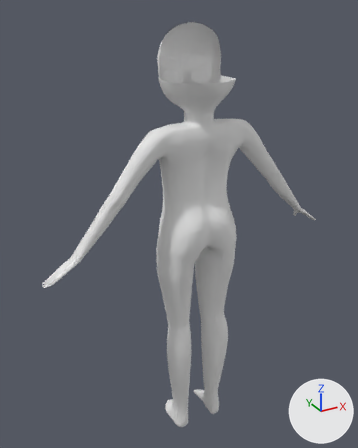
Two versions of the Blender file body.blend, one commit apart.
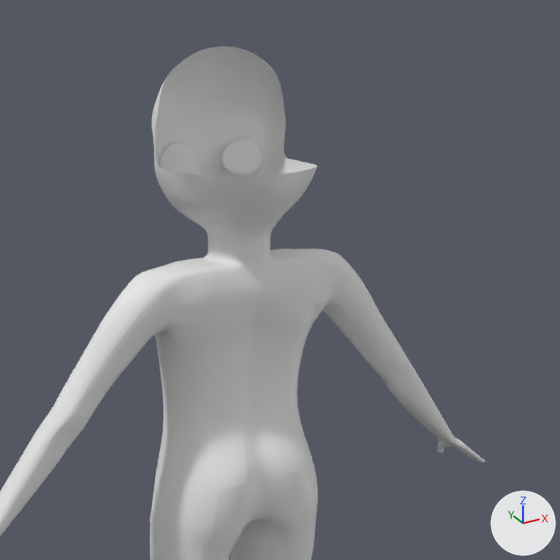
Each version appears first whole from a 50 mm camera at (-0.816, -1.368, 1.55) aimed at (-0.035, 0.052, 0.84), and next in a close-up on the part from 24% to 98% of the width and 0% to 60% of the height. The lights are fixed; the arrows at lower right show +X, +Y and +Z.

The first close-up shows 'body-main'.
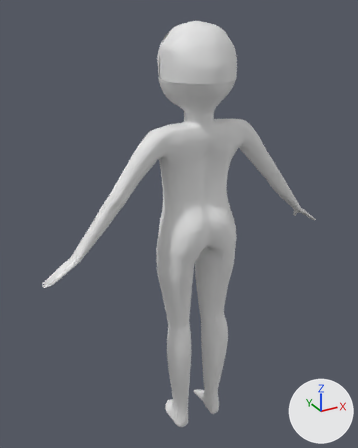
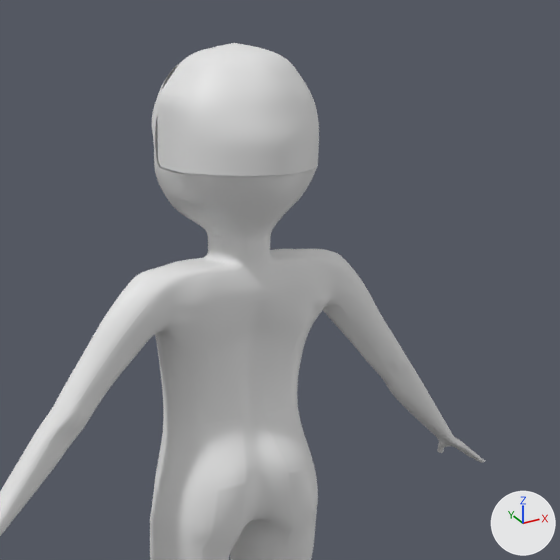
The change, as a diff of the scene's bpy script:
```diff
--- a/body.blend.py
+++ b/body.blend.py
@@ ob_head_back @@
 _m = ob_head_back.modifiers.new('細分化', 'SUBSURF')
-ob_head_back.hide_set(True)
```

What differs and where, as boxes [x1, y1, x2, y2] in the close-ups (560 x 560 px):
'head-back', shown: after [157, 43, 319, 176]
